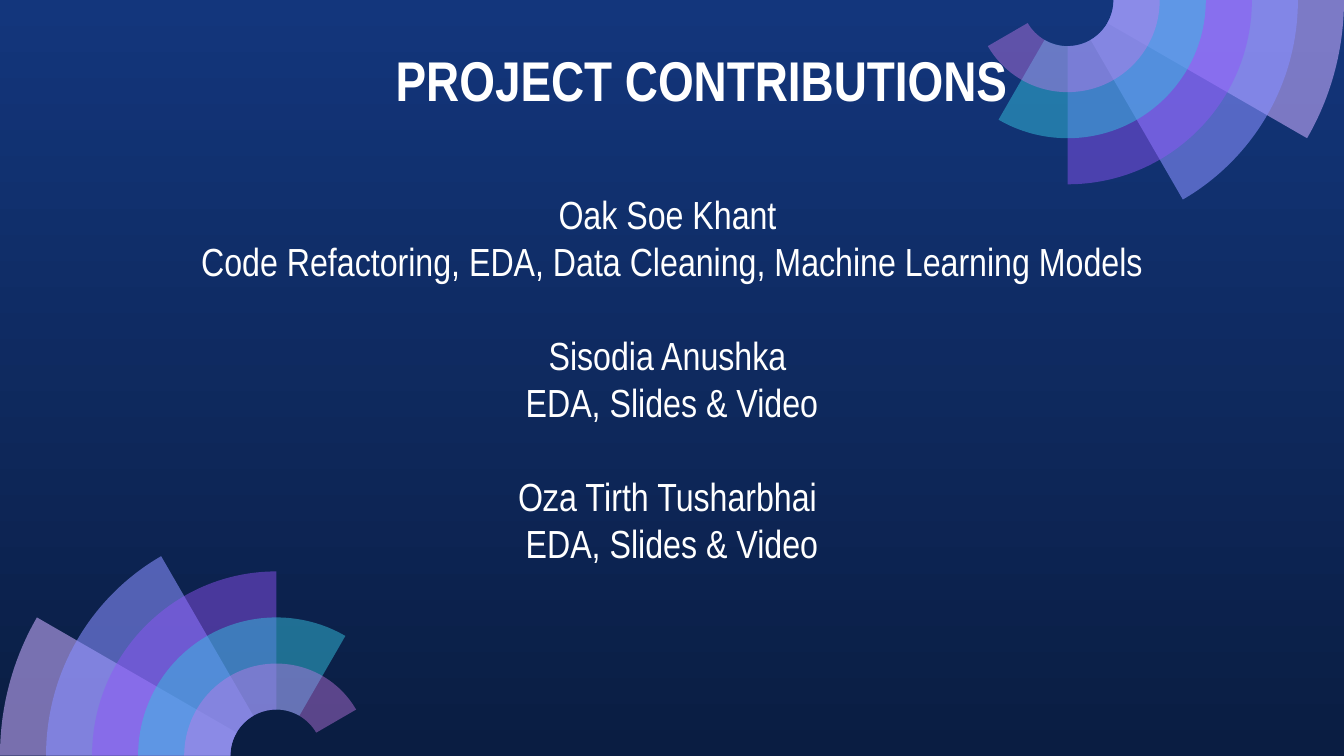
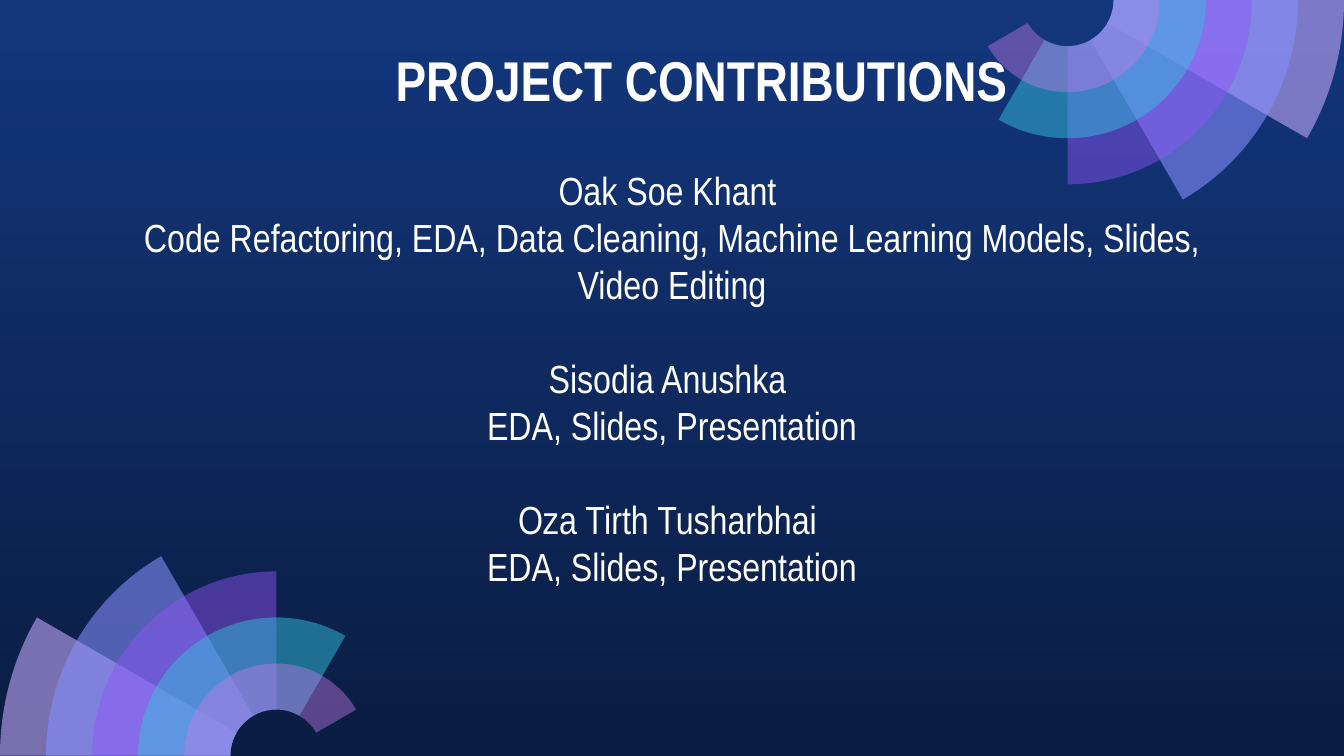
Before and after one commit to xaynezz/1015, a slide deck: slide 43 of SC1015 Mini Project - Understanding Happiness.pptx. Drawn at 1344x756 pixels with LibreOffice and Linux fonts; fonts in the diff are those of the drawing. Boxes give left, top, right and bottom in pixels: in the first picture for what was removed or moved away, otherwise in the second. Text is boxed around its words. In the diff, an @@ line names an element or a change of style, - is before the commit and + after.

```diff
--- a/SC1015 Mini Project - Understanding Happiness.pptx
+++ b/SC1015 Mini Project - Understanding Happiness.pptx
@@ title at (144, 223, 1199, 306): text changed @@
-Code Refactoring, EDA, Data Cleaning, Machine Learning Models
+Code Refactoring, EDA, Data Cleaning, Machine Learning Models, Slides, Video Editing
@@ title at (487, 411, 856, 445): text changed @@
-EDA, Slides & Video
+EDA, Slides, Presentation
@@ title at (487, 552, 856, 586): text changed @@
-EDA, Slides & Video
+EDA, Slides, Presentation
```
